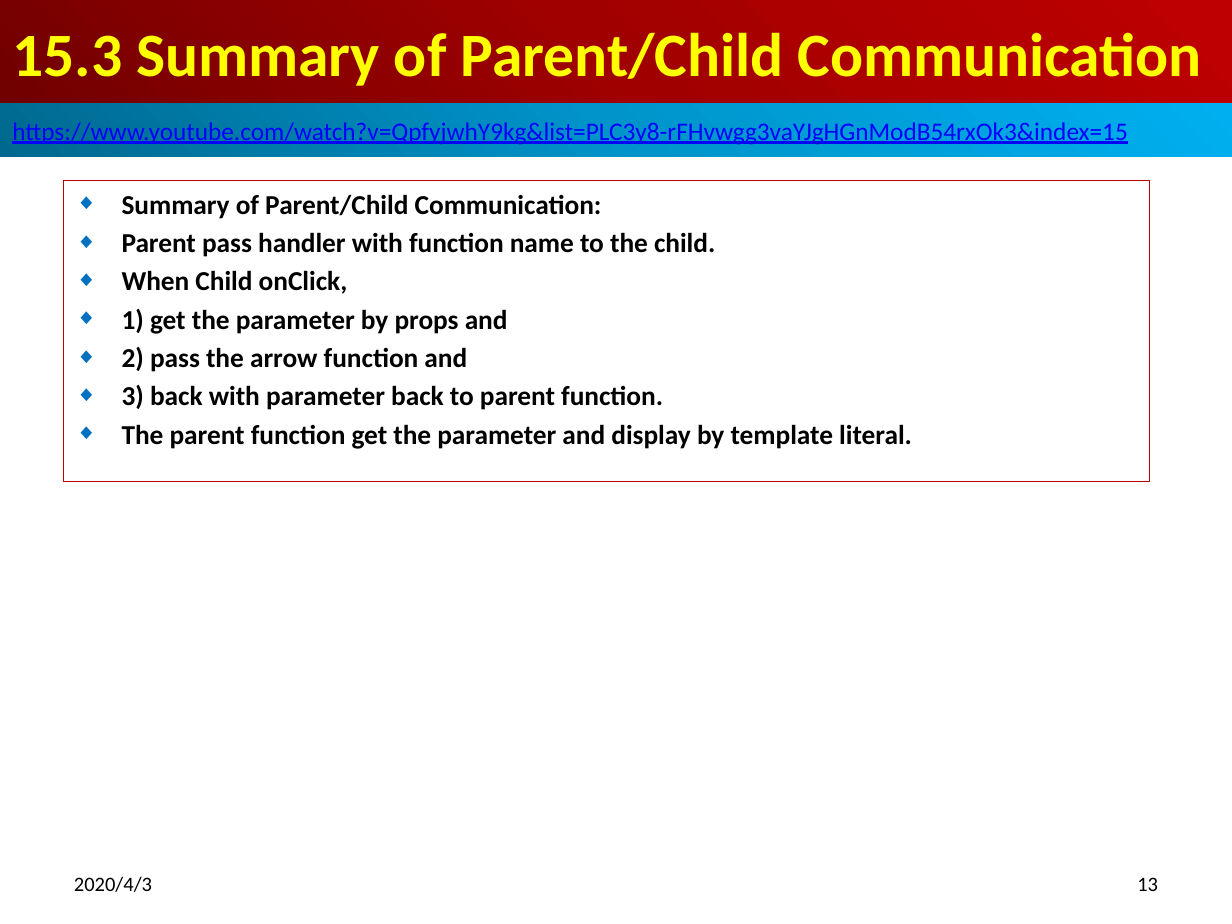
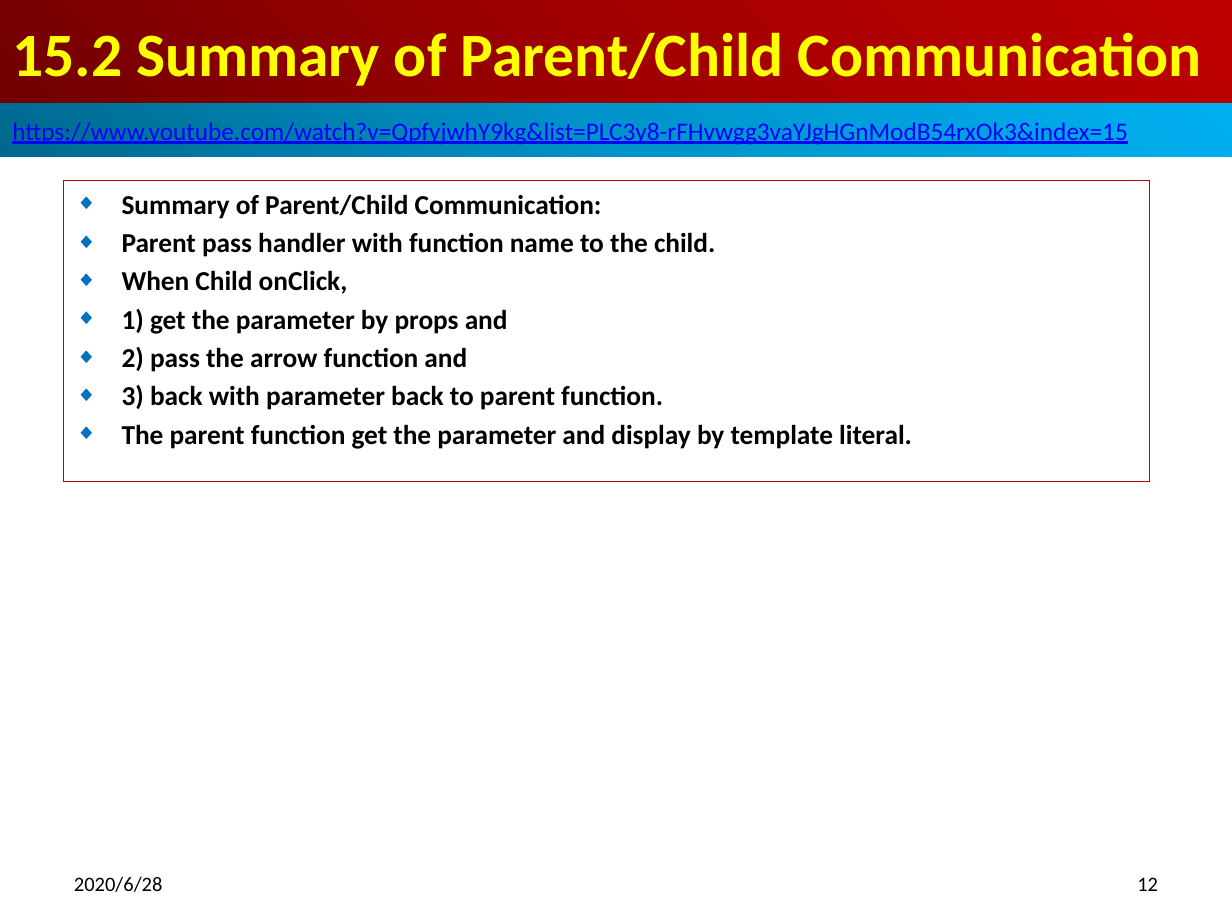
Before and after one commit to peterhchen/800-React-Hook, a slide deck: slide 12 of 15_ParentChild.pptx (slide 13 before the commit). Drawn at 1232x924 pixels with LibreOffice and Linux fonts; fonts in the diff are those of the drawing. Boxes give left, top, right and bottom in pixels: in the first picture for what was removed or moved away, otherwise in the second. Text is boxed around its words. In the diff, an @@ line names an element or a change of style, - is before the commit and + after.

Commit message:
Parent Child communication
1. Parent pass the arrow function handle to child
2. Child pass the parameter to parent.
3. Parent has the arrow function (paremter) to get the parameter.

```diff
--- a/15_ParentChild.pptx
+++ b/15_ParentChild.pptx
@@ title at (x1=12, y1=32, x2=1202, y2=86): text changed @@
-15.3 Summary of Parent/Child Communication
+15.2 Summary of Parent/Child Communication
@@ text at (x1=74, y1=876, x2=163, y2=892): text changed @@
-2020/4/3
+2020/6/28
@@ page number at (x1=1137, y1=877, x2=1158, y2=891): text changed @@
-13
+12
```
Also in this commit, not shown: 13 other slides changed, 2 slides added.
